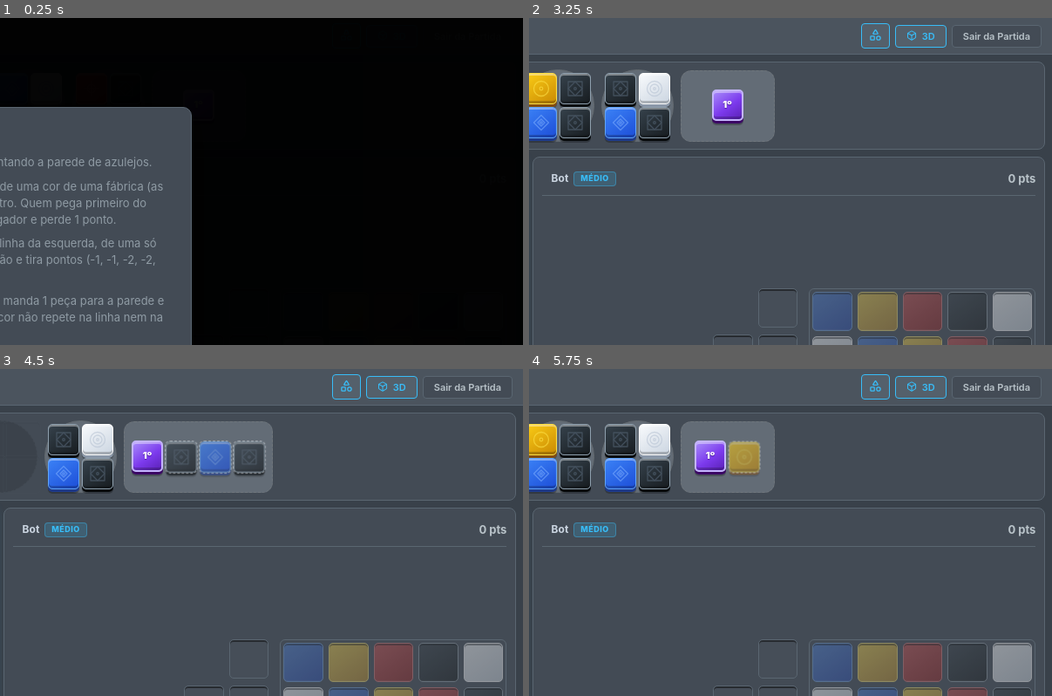
Above: before the commit, frames 1-4 (two rows, left to right).
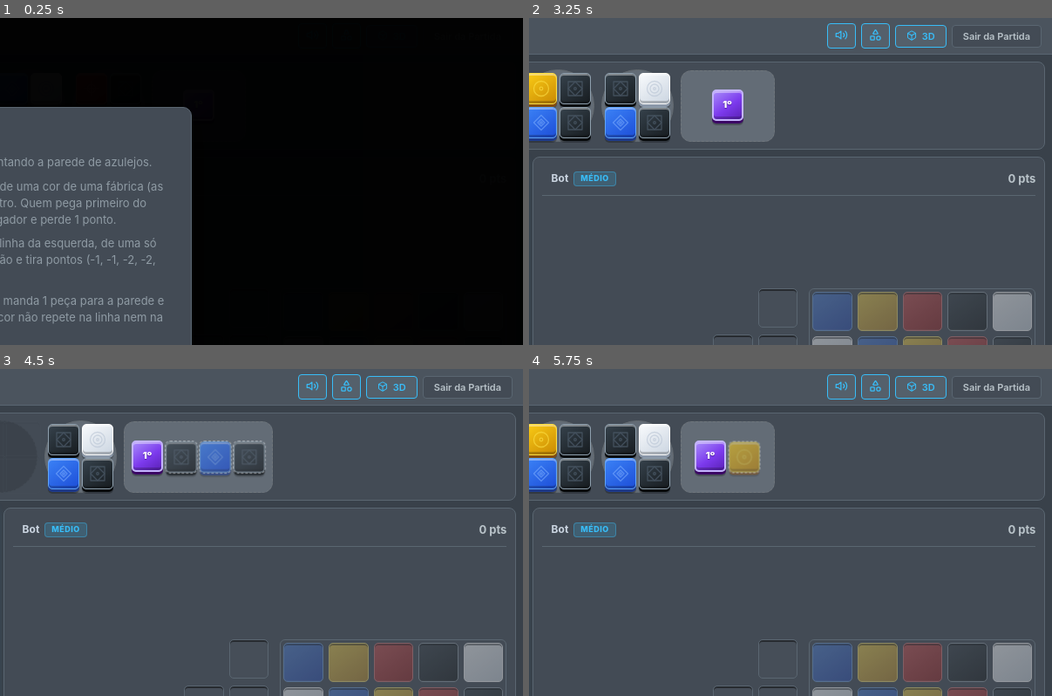
Above: after the commit, the same moments.

Repository: diogopereiraasp/tiles_game
Game: browser game, page index.html
The game is run twice, just before and just after one commit, with the same random seed, the same clock (stepped at 60 frames per second) and the same inputs.
Inputs (mouse positions are % of the whole screen's width and height, from its top left):
- Up to frame 1 (0.25 s): no input
- Up to frame 2 (3.25 s): click "Entendi" at 1.17 s; click "Treinar vs Bot" at 1.67 s; click "Fácil" at 1.77 s; click "Difícil" at 2.17 s; click "Médio" at 2.67 s; click "Iniciar Partida vs Bot" at 3.17 s
- Up to frame 3 (4.5 s): click (51, 11) at 3.67 s; click (16, 76) at 4.17 s
- Up to frame 4 (5.75 s): click (22, 55) at 4.67 s; click "Cancelar" at 5.17 s; click (39, 16) at 5.67 s
The pictures show only the part of the screen within x 50-100%, y 0-50%; the shares and areas given below are measured in that part.

The runs differ from the first frame. In frame 2, 0.1% of the frame differs, in the area x 57-63%, y 1-10%; in frame 3, 0.1%; in frame 4, 0.1%.

Commit message:
feat: botão para ligar/desligar o som de 'sua vez' (salvo no navegador)
Co-Authored-By: Claude Sonnet 5.5 <noreply@anthropic.com>

Diff:
--- a/index.html
+++ b/index.html
@@ -18,7 +18,7 @@
   <script src="https://cdn.jsdelivr.net/npm/@supabase/supabase-js@2.45.4/dist/umd/supabase.js"
     integrity="sha384-0w2KAL2YHP6wKOkUDzkCDGgVvfmHnj02DHeQ6XcHOgTfFsGyonKOpShMH1x6nk9o"
     crossorigin="anonymous"></script>
-  <link rel="stylesheet" href="css/style.css?v=202611062321">
+  <link rel="stylesheet" href="css/style.css?v=202611062327">
 </head>
 
 <body>
@@ -39,6 +39,10 @@
         style="display: none; align-items: center; gap: 6px; position: relative;" title="Abrir Chat da Partida">
         <span><span data-icon="chat"></span> Chat</span>
         <span id="chatHeaderBadge" class="chat-badge" style="display: none;">0</span>
+      </button>
+      <button id="soundBtn" class="btn-toggle fx-btn fx-icon active" onclick="toggleSound()"
+        title="Som de &quot;sua vez&quot; (ligar/desligar)" aria-label="Som de sua vez" aria-pressed="true">
+        <span id="soundIcon" data-icon="volume"></span>
       </button>
       <button id="fxMotifBtn" class="btn-toggle fx-btn fx-icon active" onclick="toggleMotifs()"
         title="Desenhos de azulejo nas peças (ligar/desligar)" aria-label="Desenhos de azulejo nas peças"
@@ -473,16 +477,16 @@
     </form>
   </div>
 
-  <script src="js/config.js?v=202611062321"></script>
-  <script src="js/chat.js?v=202611062321"></script>
-  <script src="js/online-state.js?v=202611062321"></script>
-  <script src="js/account.js?v=202611062321"></script>
-  <script src="js/online.js?v=202611062321"></script>
-  <script src="js/matchmaking.js?v=202611062321"></script>
-  <script src="js/game-setup.js?v=202611062321"></script>
-  <script src="js/bot.js?v=202611062321"></script>
-  <script src="js/turns.js?v=202611062321"></script>
-  <script src="js/ui.js?v=202611062321"></script>
+  <script src="js/config.js?v=202611062327"></script>
+  <script src="js/chat.js?v=202611062327"></script>
+  <script src="js/online-state.js?v=202611062327"></script>
+  <script src="js/account.js?v=202611062327"></script>
+  <script src="js/online.js?v=202611062327"></script>
+  <script src="js/matchmaking.js?v=202611062327"></script>
+  <script src="js/game-setup.js?v=202611062327"></script>
+  <script src="js/bot.js?v=202611062327"></script>
+  <script src="js/turns.js?v=202611062327"></script>
+  <script src="js/ui.js?v=202611062327"></script>
 </body>
 
 </html>
--- a/js/config.js
+++ b/js/config.js
@@ -14,6 +14,8 @@
       users: '<path d="M16 21v-2a4 4 0 0 0-4-4H6a4 4 0 0 0-4 4v2"/><circle cx="9" cy="7" r="4"/><path d="M22 21v-2a4 4 0 0 0-3-3.87"/><path d="M16 3.13a4 4 0 0 1 0 7.75"/>',
       bot: '<rect x="3" y="11" width="18" height="10" rx="2"/><circle cx="12" cy="5" r="2"/><path d="M12 7v4"/><path d="M8 16h.01"/><path d="M16 16h.01"/>',
       phone: '<rect x="5" y="2" width="14" height="20" rx="2"/><path d="M12 18h.01"/>',
+      volume: '<path d="M11 5 6 9H2v6h4l5 4V5Z"/><path d="M15.5 8.5a5 5 0 0 1 0 7"/><path d="M19 5a10 10 0 0 1 0 14"/>',
+      'volume-off': '<path d="M11 5 6 9H2v6h4l5 4V5Z"/><path d="m22 9-6 6"/><path d="m16 9 6 6"/>',
       help: '<circle cx="12" cy="12" r="10"/><path d="M9.1 9a3 3 0 0 1 5.8 1c0 2-3 2.5-3 4.5"/><path d="M12 17.5h.01"/>',
       trophy: '<path d="M6 9H4.5a2.5 2.5 0 0 1 0-5H6"/><path d="M18 9h1.5a2.5 2.5 0 0 0 0-5H18"/><path d="M4 22h16"/><p …(183 unchanged characters)…
       check: '<polyline points="20 6 9 17 4 12"/>',
--- a/js/ui.js
+++ b/js/ui.js
@@ -31,7 +31,23 @@
 
     // Ping leve quando passa a ser a sua vez (só contra bot e online)
     let audioCtx = null, wasMyTurn = false;
+    const SOUND_KEY = 'azul_sound_v1';
+    let soundOn = true;
+    try { if (localStorage.getItem(SOUND_KEY) === '0') soundOn = false; } catch (e) { }
+    function applySoundBtn() {
+      const b = document.getElementById('soundBtn');
+      const ic = document.getElementById('soundIcon');
+      if (b) { b.classList.toggle('active', soundOn); b.setAttribute('aria-pressed', String(soundOn)); }
+      if (ic) { ic.dataset.icon = soundOn ? 'volume' : 'volume-off'; ic.innerHTML = icon(ic.dataset.icon); }
+    }
+    function toggleSound() {
+      soundOn = !soundOn;
+      try { localStorage.setItem(SOUND_KEY, soundOn ? '1' : '0'); } catch (e) { }
+      applySoundBtn();
+      if (soundOn) playTurnPing(); // prévia ao ligar
+    }
     function playTurnPing() {
+      if (!soundOn) return;
       try {
         const AC = window.AudioContext || window.webkitAudioContext;
         if (!AC) return;
@@ -522,3 +538,4 @@
     })();
 
         hydrateIcons();
+        applySoundBtn();
